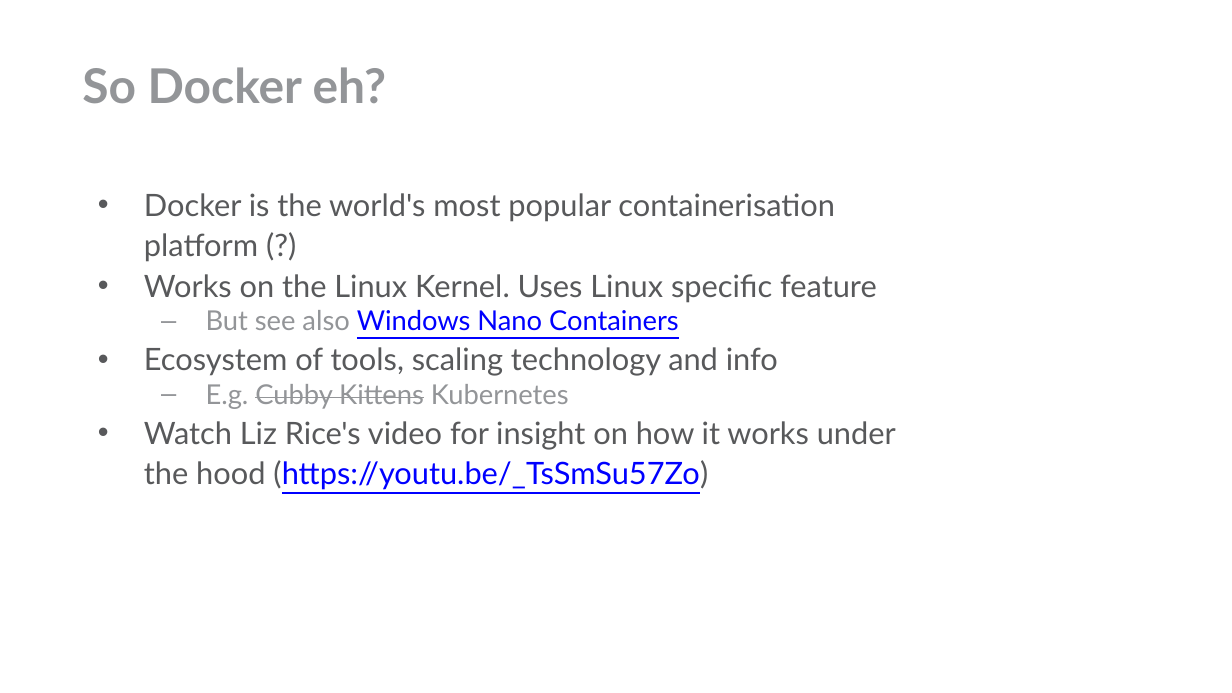
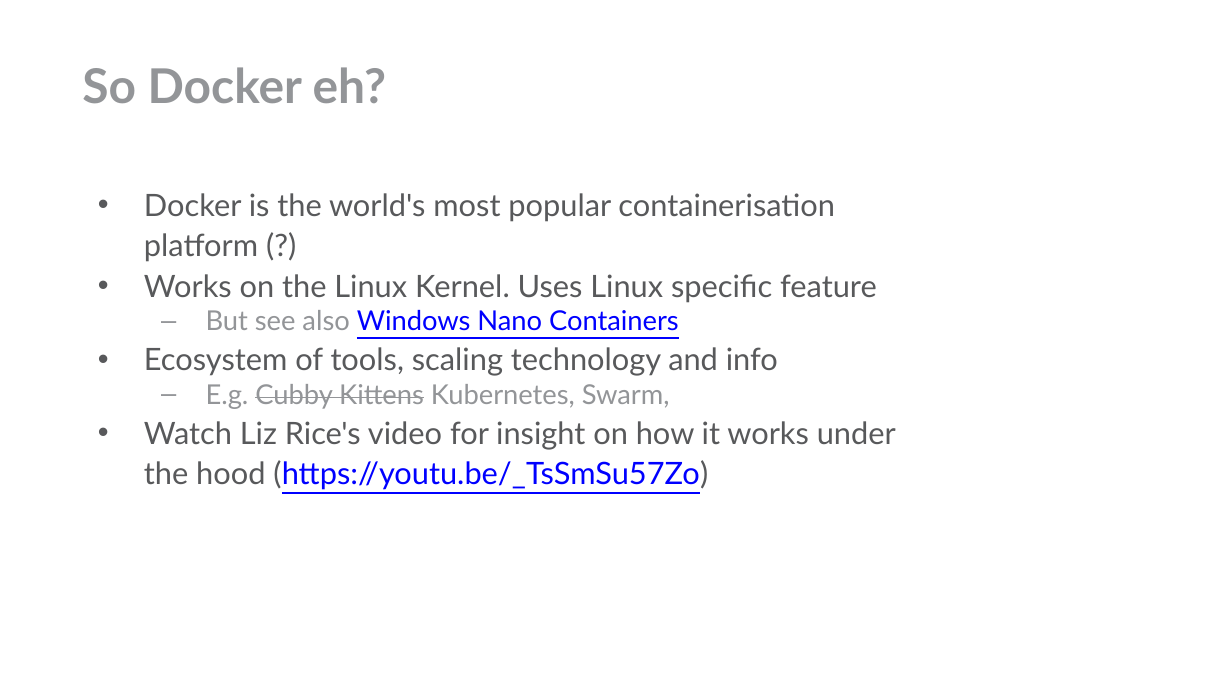
Before and after one commit to dockerfornovices/DockerSimpleDemo, a slide deck: slide 17 of novicesguidetodocker.odp (slide 15 before the commit). Drawn at 1232x693 pixels with LibreOffice and Linux fonts; fonts in the diff are those of the drawing; background and template pictures are left out. Boxes give left, top, right and bottom in pixels: in the first picture for what was removed or moved away, otherwise in the second. Text is boxed around its words. In the diff, an @@ line names an element or a change of style, - is before the commit and + after.

```diff
--- a/novicesguidetodocker.odp
+++ b/novicesguidetodocker.odp
@@ text at (x1=206, y1=384, x2=670, y2=409): text changed @@
-  – E.g. Cubby Kittens Kubernetes
+  – E.g. Cubby Kittens Kubernetes, Swarm,
```
Also in this commit, not shown: 9 other slides changed, 6 slides added, 6 other files.
